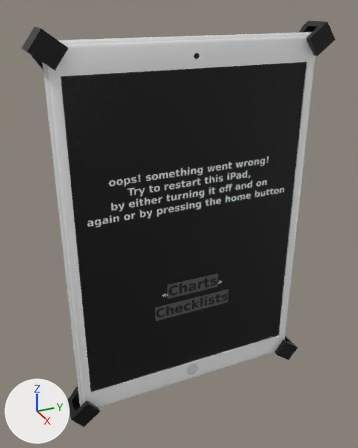
Two versions of the Blender file Models/ipad/ipad.blend, one commit apart.
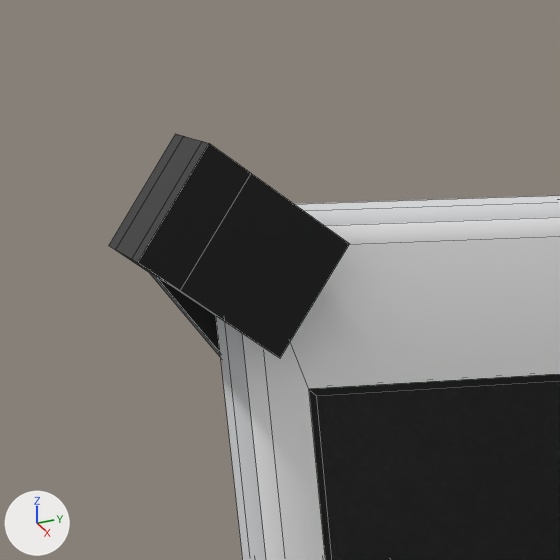
The first picture shows the older version from a 50 mm camera at (0.277, -0.133, 0.263) aimed at (-0.026, 0.004, 0.111). The close-ups show both versions on the part from 0% to 31% of the width and 0% to 25% of the height of that picture; other places that the commit changed are outside them. The axes (+X, +Y, +Z) are drawn at lower left. The lights are the same throughout. The close-ups show mesh edges as thin lines.

In view in the first close-up: 'blackscreen', 'chartsscreen', 'holder', 'ipad'.
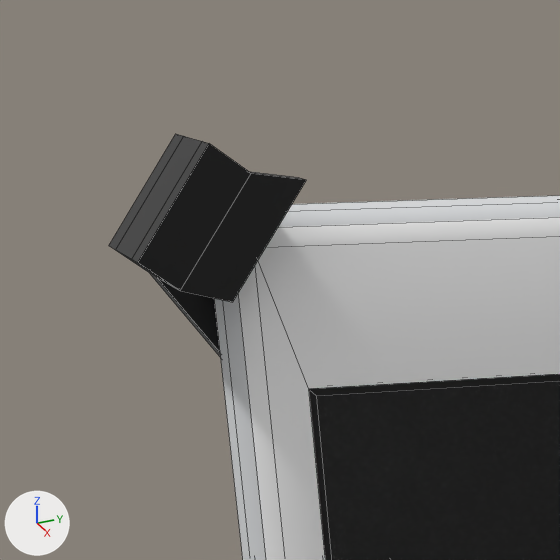
Boxes (x1, y1, x2, y2) around the edits, measured in the close-ups (560 x 560 px; the box of a moved part takes in the faces that stretch with it):
'holder', reshaped
    before: (109, 134, 349, 358)
    after: (109, 134, 306, 358)
part 1 of me_cube_003, moved or reshaped
    before: (177, 173, 349, 358)
    after: (180, 172, 306, 302)

The edits, one by one:
me_cube_003 has 112 vertices, 106 faces and spans x -0.078..0.009, y -0.095..0.095, z -0.132..0.132.
me_cube_003 is used by ob_holder; location (0.0032, 0.0, 0.1174).
Before the commit, vertices of me_cube_003: 80 (0.005, -0.083, 0.112) at pixel (272, 353), 81 (0.005, -0.075, 0.122), 88 (0.009, -0.083, 0.112) at pixel (280, 358), 89 (0.009, -0.075, 0.122) at pixel (349, 243).
Part 1, on me_cube_003:
Vertices 80, 81, 88, 89 of me_cube_003 move by (0.0, -0.004, 0.006).
